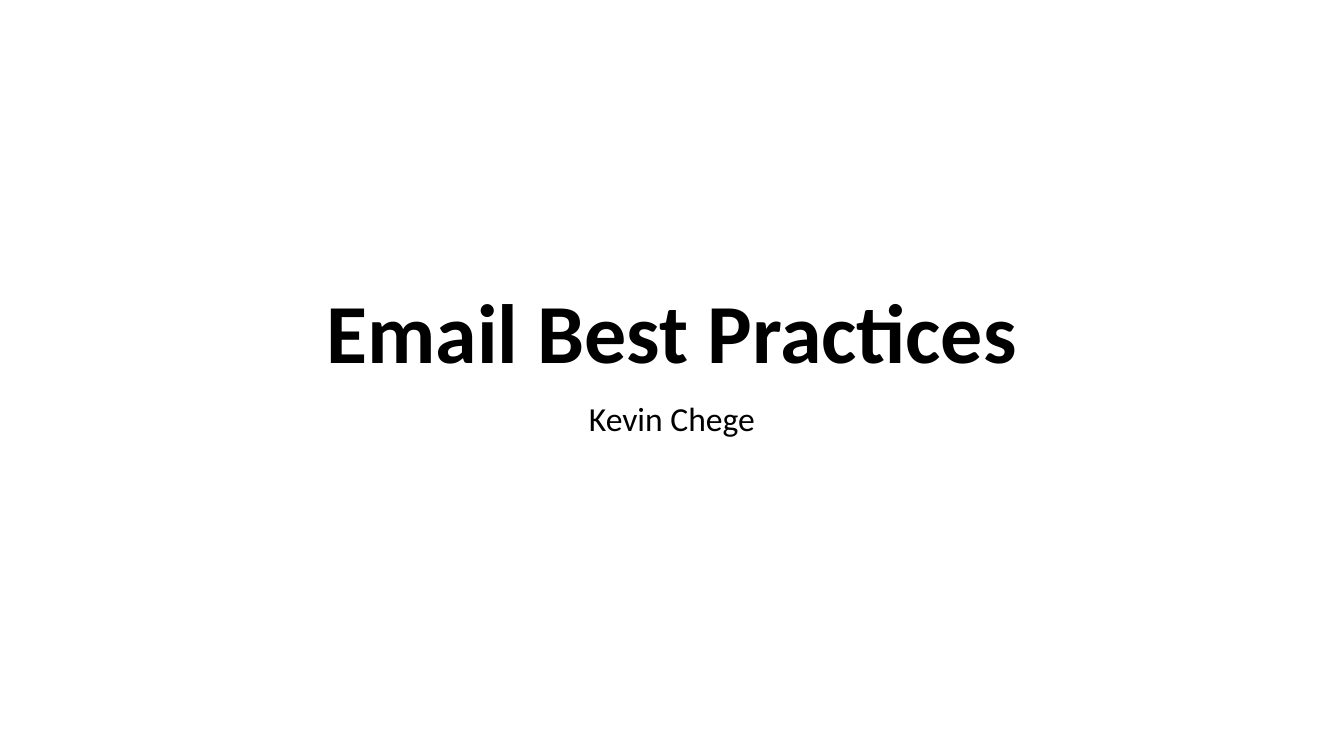
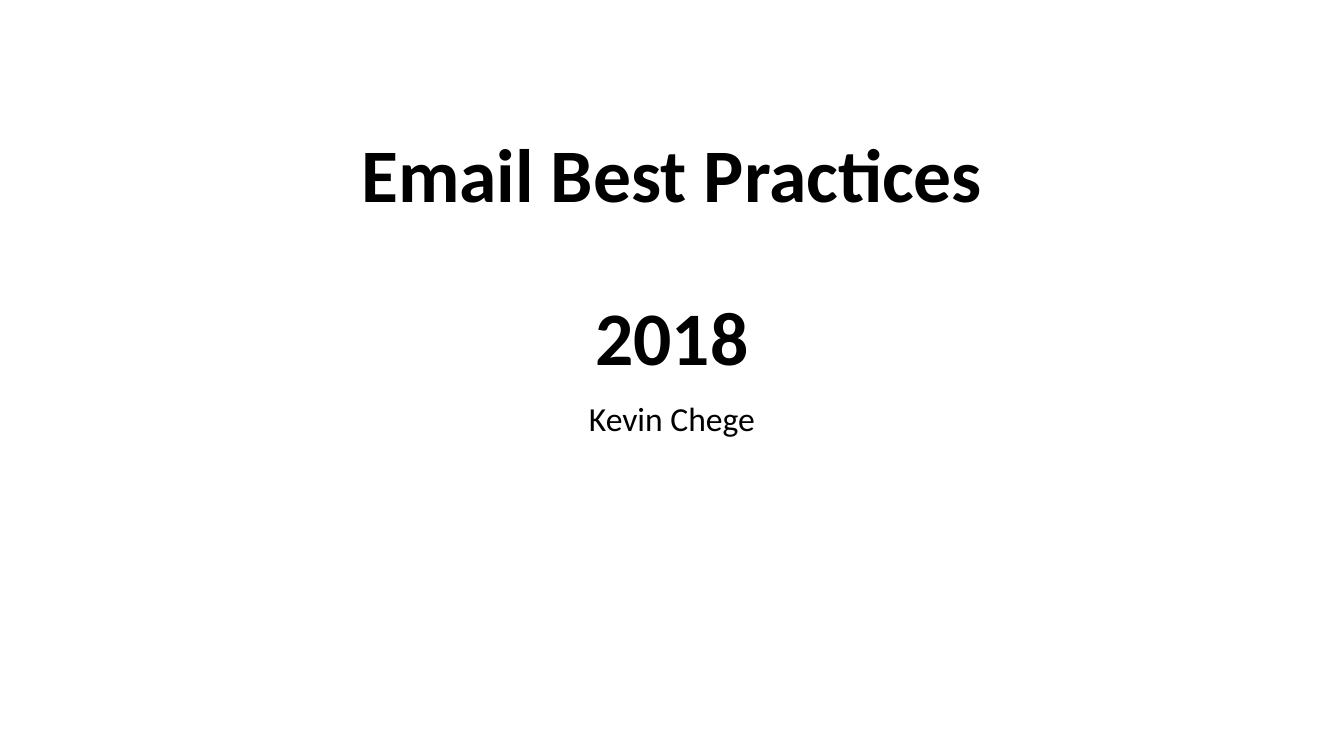
Before and after one commit to afnog/sse, a slide deck: slide 1 of postfix/emailbestpractices_old.pptx. Drawn at 1344x756 pixels with LibreOffice and Linux fonts; fonts in the diff are those of the drawing. Boxes give left, top, right and bottom in pixels: in the first picture for what was removed or moved away, otherwise in the second. Text is boxed around its words. In the diff, an @@ line names an element or a change of style, - is before the commit and + after.

Commit message:
email update

```diff
--- a/postfix/emailbestpractices_old.pptx
+++ b/postfix/emailbestpractices_old.pptx
@@ title at [361,149,982,366]: text changed; size 60 to 54 pt @@
-Email Best Practices
+Email Best Practices
+2018
```
Also in this commit, not shown: 3 other files.
